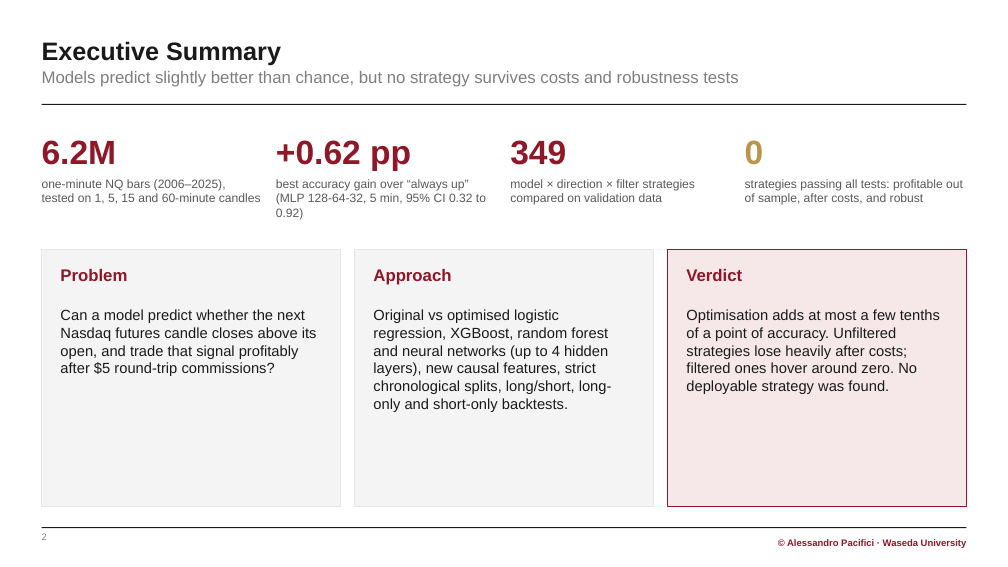
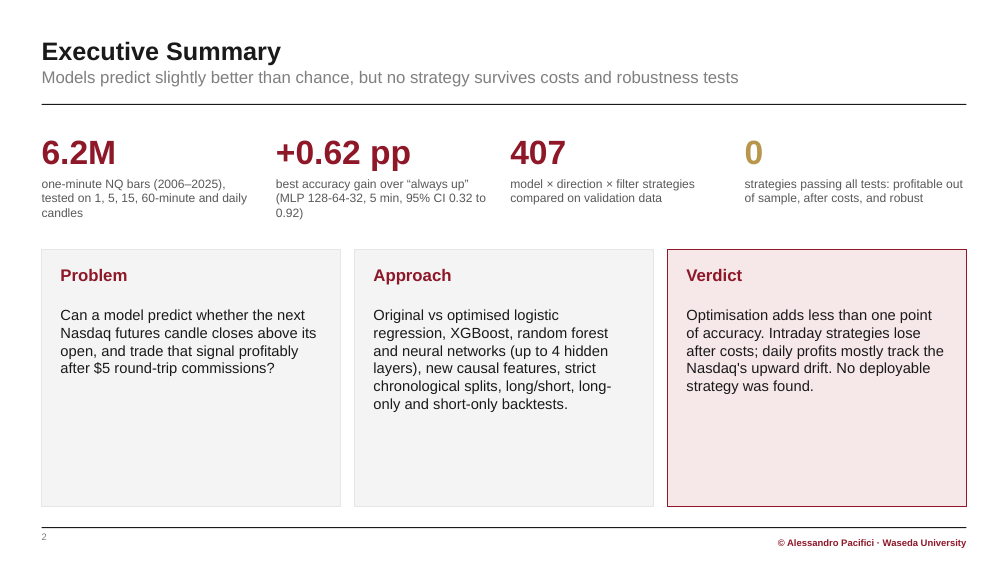
Before and after one commit to Paciooo/Project_ai_ML_bigdata, a slide deck: slide 2 of presentation/NQ_final_report.pptx. Drawn at 1008x567 pixels with LibreOffice and Linux fonts; fonts in the diff are those of the drawing. Boxes give left, top, right and bottom in pixels: in the first picture for what was removed or moved away, otherwise in the second. Text is boxed around its words. In the diff, an @@ line names an element or a change of style, - is before the commit and + after.

```diff
--- a/presentation/NQ_final_report.pptx
+++ b/presentation/NQ_final_report.pptx
@@ text at bbox=[510, 140, 566, 165]: text changed @@
-349
+407
@@ text at bbox=[42, 179, 247, 217]: text changed @@
-one-minute NQ bars (2006–2025), tested on 1, 5, 15 and 60-minute candles
+one-minute NQ bars (2006–2025), tested on 1, 5, 15, 60-minute and daily candles
@@ text at bbox=[686, 309, 944, 394]: text changed @@
-Optimisation adds at most a few tenths of a point of accuracy. Unfiltered strategies lose heavily after costs; filtered ones hover around zero. No deployable strategy was found.
+Optimisation adds less than one point of accuracy. Intraday strategies lose after costs; daily profits mostly track the Nasdaq's upward drift. No deployable strategy was found.
```
Also in this commit, not shown: 11 other slides changed, 19 other files.
